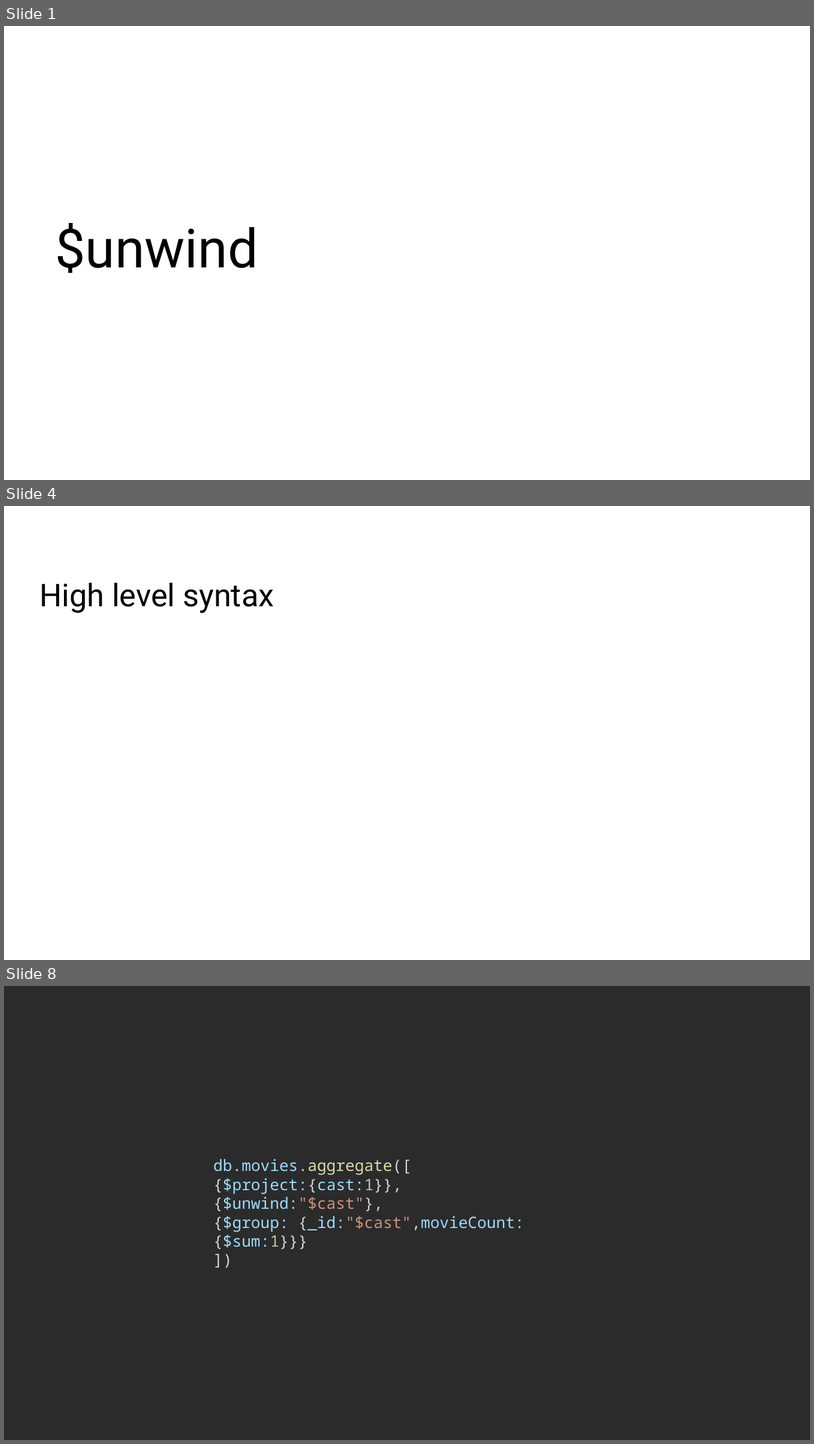
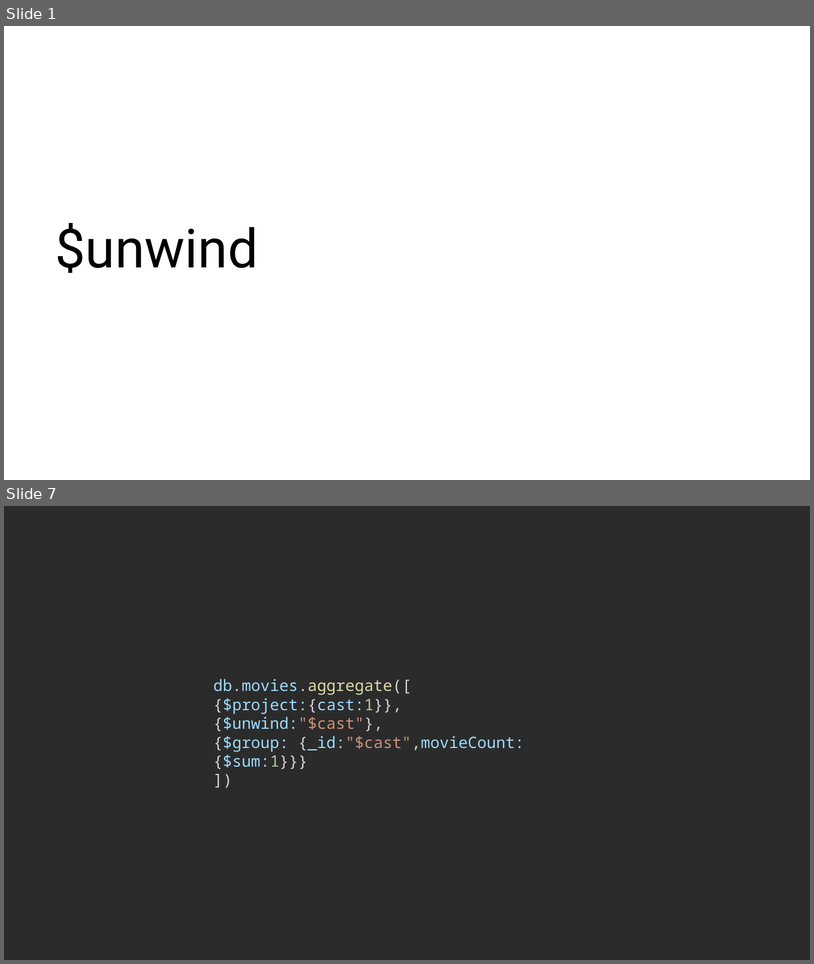
Before and after one commit to gharriso/AI-MongoDB-for-Data-analysis-and-Machine-Learning, a slide deck: 03e Aggregation unwind.pptx. Shown one above the other, each under a label of ours: slides 1, 4 and 8 before the commit, slides 1 and 7 after it; the slides between them are not shown. The pictures are 814x1444 and 814x964 pixels, drawn with LibreOffice and Linux fonts; fonts in the diff are those of the drawing; background and template pictures are left out; a plain dark background stands for a picture behind light text. Boxes give left, top, right and bottom in pixels: in the first picture for what was removed or moved away, otherwise in the second. Text is boxed around its words. In the diff, an @@ line names an element or a change of style, - is before the commit and + after.

```diff
--- a/03e Aggregation unwind.pptx
+++ b/03e Aggregation unwind.pptx
@@ slide 4 removed at box(4, 506, 810, 960), background #FFFFFF @@
@@ title removed at box(39, 582, 275, 613) @@
-High level syntax
@@ what was slide 8 is now slide 7 @@
```
Also in this commit, not shown: 2 slides changed, 2 other slides removed, 7 other files.
